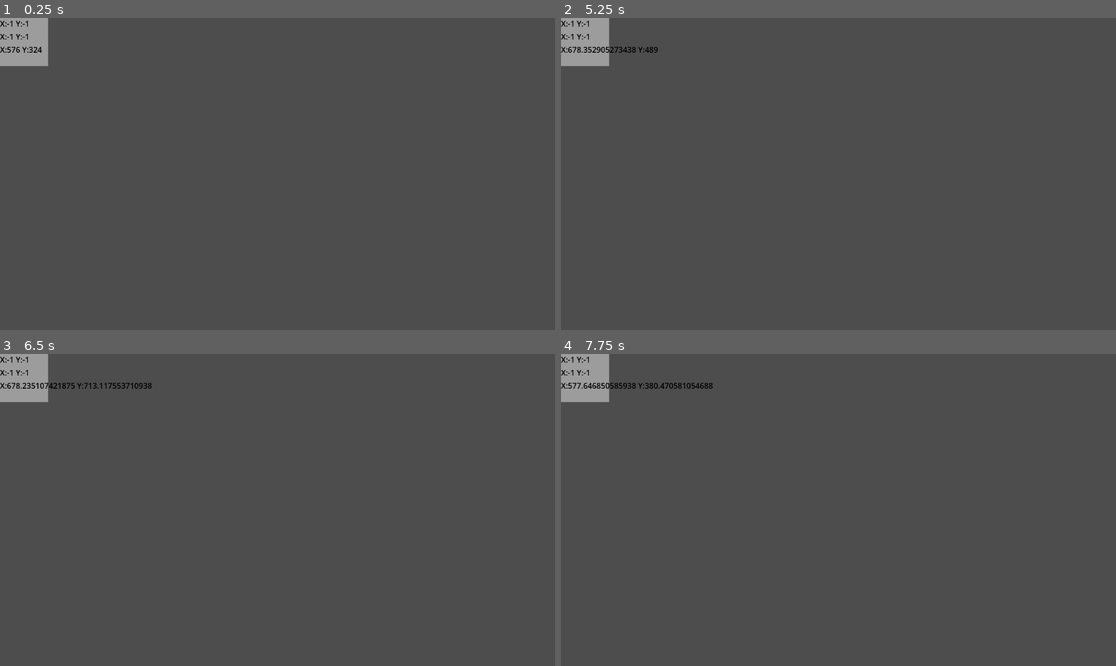
Above: before the commit, frames 1-4 (two rows, left to right).
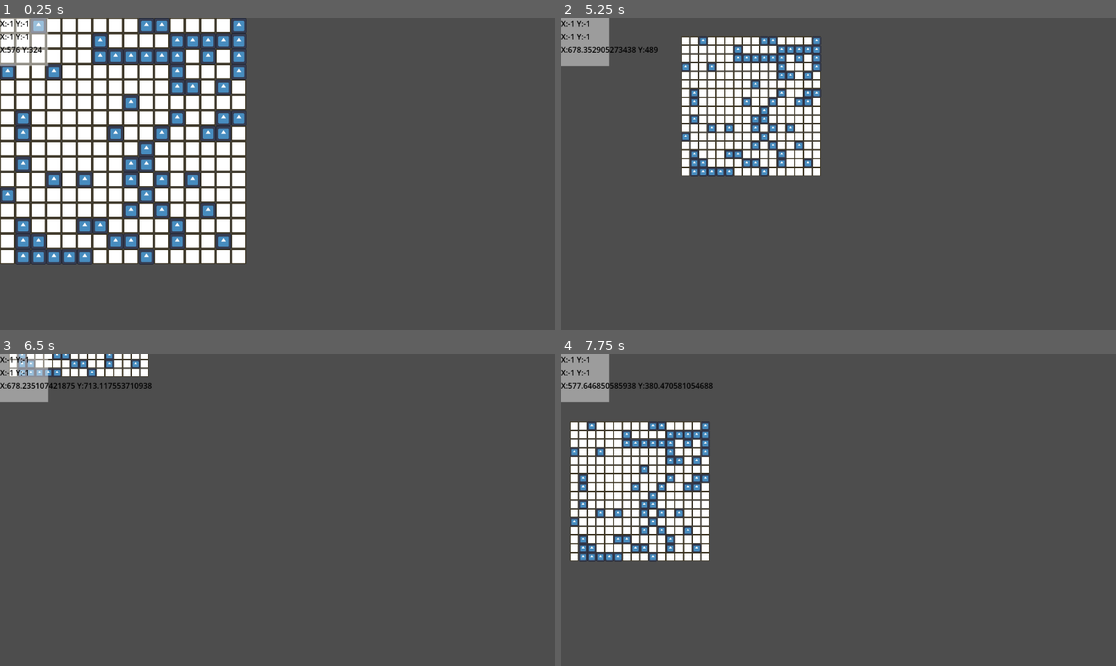
Above: after the commit, the same moments.

Repository: Nockiest/FOrtresZ
Game: Godot game, scene res://scenes/map/map.tscn
The game is run twice, just before and just after one commit, with the same random seed, the same clock (stepped at 60 frames per second) and the same inputs. The engine's default icon, where the game draws it, is replaced by a stand-in: a white triangle on a blue panel in a dark square.
Inputs (mouse positions are in pixels of both pictures, inside the frame that each line leads up to):
- Up to frame 1 (0.25 s): no input
- Up to frame 2 (5.25 s): tap Enter at 0.5, 2.75 s; move the mouse to (960, 158) at 0.52 s; hold Right (ui_right) 0.53-1.28 s; click (960, 158) at 0.6 s; right-click (960, 158) at 0.8 s; move the mouse to (727, 189) at 1.27 s; hold Down (ui_down) 1.28-2.03 s; right-click (727, 189) at 1.35 s; click (727, 189) at 1.55 s; tap Space at 2 s; move the mouse to (894, 105) at 2.02 s; hold Right (ui_right) 2.03-2.78 s; click (894, 105) at 2.1 s; right-click (894, 105) at 2.3 s; move the mouse to (810, 236) at 2.77 s; hold Up (ui_up) 2.78-3.53 s; right-click (810, 236) at 2.85 s; click (810, 236) at 3.05 s; move the mouse to (1005, 220) at 3.52 s; hold Q (zoom_in) 3.53-4.28 s; hold Left (ui_left) 3.53-5.03 s; right-click (1005, 220) at 3.8 s; move the mouse to (672, 127) at 4.27 s; tap E (zoom_out) at 4.35 s; click (672, 127) at 4.55 s; move the mouse to (866, 174) at 5.02 s; hold Down (ui_down) from 5.03 s (still down); click (866, 174) at 5.1 s
- Up to frame 3 (6.5 s): right-click (305, 510) at 5.3 s; move the mouse to (194, 432) at 5.77 s; release Down (ui_down) at 5.78 s; hold Right (ui_right) from 5.78 s (still down); right-click (194, 432) at 5.85 s; click (194, 432) at 6.05 s
- Up to frame 4 (7.75 s): move the mouse to (960, 494) at 6.52 s; release Right (ui_right) at 6.53 s; hold Up (ui_up) 6.53-7.28 s; click (960, 494) at 6.6 s; right-click (960, 494) at 6.8 s; move the mouse to (727, 525) at 7.27 s; hold Right (ui_right) from 7.28 s (still down); right-click (727, 525) at 7.35 s; click (727, 525) at 7.55 s

The runs differ from the first frame. In frame 1, 30% of the frame differs, in the area x 0-45%, y 0-80%; in frame 2, 9.9%; in frame 3, 1.5%; in frame 4, 9.3%.
Error before the commit: Invalid assignment of property or key 'position' with value of type 'Vector2' on a base object of type 'Nil'. (res://scenes/grid/grid.gd:22)

Commit message:
added a movement validator

Diff:
--- a/scenes/entity/entity.gd
+++ b/scenes/entity/entity.gd
@@ -18,4 +18,6 @@
 	else:
 		print_debug("Sprite texture is not set or has zero size")
 
+
+
 # Called every frame. 'delta' is the elapsed time since the previous frame.
--- a/scenes/grid/grid.gd
+++ b/scenes/grid/grid.gd
@@ -20,7 +20,7 @@
 func create_tile(x, y):
 	var tile = Globals.tile_scene.instantiate() as Area2D
 	tile.position = Vector2(x * Globals.tile_size.x, (y * Globals.tile_size.y) + (y * gap_size))
-	tile.get_node('GridPositionTracker').set_position(Vector2i(x, y))
+	tile.get_node('GridPositionTracker').set_grid_position(Vector2i(x, y))
 	tile.get_node('BorderedColorRect').resize(Vector2i(Globals.tile_size.x - 1, Globals.tile_size.y - 1))
 	add_child(tile)
 	tile.connect("tile_left_clicked",  _on_tile_left_clicked )
--- a/scenes/map/map.gd
+++ b/scenes/map/map.gd
@@ -3,9 +3,12 @@
 # Called every frame. 'delta' is the elapsed time since the previous frame.
 func _process(delta: float) -> void:
 	update_debug_window()
+
+
 func update_debug_window():
 	$DebugWindow/VBoxContainer/MousePosition.text = 'X:' + str( get_global_mouse_position().x ) + ' Y:' + str( get_global_mouse_position().y )
+#	print(Globals.hovered_tile_coors)
 	if (Globals.hovered_tile_coors):
 		$DebugWindow/VBoxContainer/GridPosition.text = 'X:' + str( Globals.hovered_tile_coors.x ) + ' Y:' + str(  Globals.hovered_tile_coors.y )
 	if (Globals.selected_tile_coors):
-		$DebugWindow/VBoxContainer/SelectedTileCoors.text = 'X:' + str( Globals.selected_tile_coors.x ) + ' Y:' + str(  Globals.selected_tile_coors.y )
+		$DebugWindow/VBoxContainer/SelectedTileCoors.text = 'X:' + str( round(Globals.selected_tile_coors.x) ) + ' Y:' + str(  round(Globals.selected_tile_coors.y) )
--- a/scenes/tile/tile.gd
+++ b/scenes/tile/tile.gd
@@ -5,7 +5,7 @@
 signal tile_left_clicked(coors)
 signal tile_right_clicked(coors)
 func _on_mouse_entered() -> void:
-	Globals.hovered_tile_coors = $GridPositionTracker.get_position()
+	Globals.hovered_tile_coors = $GridPositionTracker.get_grid_position()
 
 func _ready() -> void:
 
@@ -15,11 +15,11 @@
 	add_entity_to_tile( )
 #
 func _process(event) -> void:
-	var is_hovered =  Globals.hovered_tile_coors == $GridPositionTracker.get_position()
+	var is_hovered =  Globals.hovered_tile_coors == $GridPositionTracker.get_grid_position()
 	if Input.is_action_just_pressed("left_mouse_click") and is_hovered:
-		emit_signal("tile_left_clicked",$GridPositionTracker.get_position() )
+		emit_signal("tile_left_clicked",$GridPositionTracker.get_grid_position() )
 	elif Input.is_action_just_pressed("right_mouse_click") and is_hovered:
-		emit_signal("tile_right_clicked",$GridPositionTracker.get_position() )
+		emit_signal("tile_right_clicked",$GridPositionTracker.get_grid_position() )
 
 func add_entity_to_tile( ):
 	if randf() <= 0.2:  # 20% chance
--- a/scenes/tile/tile.tscn
+++ b/scenes/tile/tile.tscn
@@ -1,15 +1,25 @@
-[gd_scene load_steps=5 format=3 uid="uid://c0dh1bj2qrdik"]
+[gd_scene load_steps=6 format=3 uid="uid://c0dh1bj2qrdik"]
 
 [ext_resource type="Script" path="res://scenes/tile/tile.gd" id="1_g44cj"]
 [ext_resource type="PackedScene" uid="uid://3u66hjuby3o6" path="res://shared/components/grid-position-tracker/grid-position-tracker.tscn" id="2_5csx2"]
 [ext_resource type="PackedScene" uid="uid://cekbll0jp5ddf" path="res://shared/components/entity-container/object-container.tscn" id="2_th8uv"]
 [ext_resource type="PackedScene" uid="uid://3mjla4smedx2" path="res://scenes/bordered-color-rectangle/bordered-color-rectangle.tscn" id="4_s753q"]
 
-[node name="tile" type="Node2D"]
+[sub_resource type="RectangleShape2D" id="RectangleShape2D_fotma"]
+size = Vector2(40, 40)
+
+[node name="tile" type="Area2D"]
 script = ExtResource("1_g44cj")
 
+[node name="CollisionShape2D" type="CollisionShape2D" parent="."]
+position = Vector2(20, 20)
+shape = SubResource("RectangleShape2D_fotma")
+
+[node name="BorderedColorRect" parent="." instance=ExtResource("4_s753q")]
+
 [node name="entityContainer" parent="." instance=ExtResource("2_th8uv")]
+z_index = 1
 
 [node name="GridPositionTracker" parent="." instance=ExtResource("2_5csx2")]
 
-[node name="BorderedColorRect" parent="." instance=ExtResource("4_s753q")]
+[connection signal="mouse_entered" from="." to="." method="_on_mouse_entered"]
--- a/shared/components/grid-position-tracker/grid-position-tracker.gd
+++ b/shared/components/grid-position-tracker/grid-position-tracker.gd
@@ -4,7 +4,7 @@
 var gridPosition: Vector2i
 
 
-func set_position(newPosition):
+func set_grid_position(newPosition):
 	gridPosition = newPosition
-func get_position():
+func get_grid_position():
 	return gridPosition
--- /dev/null
+++ b/shared/components/movement_validator/movement_validator.gd
@@ -0,0 +1,41 @@
+extends Node2D
+
+# Define the valid directions, movement patterns, and max movement range
+@export var valid_directions = ['left', 'right', 'down', 'up', 'up-left', 'up-right', 'down-left', 'down-right']
+@export var valid_movement_patterns: Array[Vector2i]  # Define the array with valid vectors
+@export var valid_max_movement_range: float  # Define the maximum movement range
+
+# Function to validate the move
+func validate_move(from: Vector2i, to: Vector2i) -> bool:
+	var movement_vector = to - from
+	var movement_distance = movement_vector.length()
+
+	# Check if movement is within the valid range
+	if movement_distance > valid_max_movement_range:
+		return false
+
+	# Check if the movement matches any valid movement pattern
+	for pattern in valid_movement_patterns:
+		if movement_vector == pattern:
+			return true
+
+	# Translate the movement vector to a direction string
+	var direction = ""
+	if movement_vector.x < 0:
+		direction += "left"
+	elif movement_vector.x > 0:
+		direction += "right"
+
+	if movement_vector.y < 0:
+		direction += "up"
+	elif movement_vector.y > 0:
+		direction += "down"
+
+	# Check if the direction is valid
+	return direction in valid_directions
+func _ready() -> void:
+	validate_move(Vector2i(15,15), Vector2i(14,14))
+	validate_move(Vector2i(15,15), Vector2i(15,14))
+	validate_move(Vector2i(0,0), Vector2i(3,4))
+	validate_move(Vector2i(15,15), Vector2i(26,96))
+	validate_move(Vector2i(-2,-3), Vector2i(46,26))
--- /dev/null
+++ b/shared/components/movement_validator/movement_validator.tscn
@@ -0,0 +1,6 @@
+[gd_scene load_steps=2 format=3 uid="uid://dq5r0dxebxidl"]
+
+[ext_resource type="Script" path="res://shared/components/movement_validator/movement_validator.gd" id="1_dg3i3"]
+
+[node name="MovementValidator" type="Node2D"]
+script = ExtResource("1_dg3i3")
Not shown, added: Readme.md
